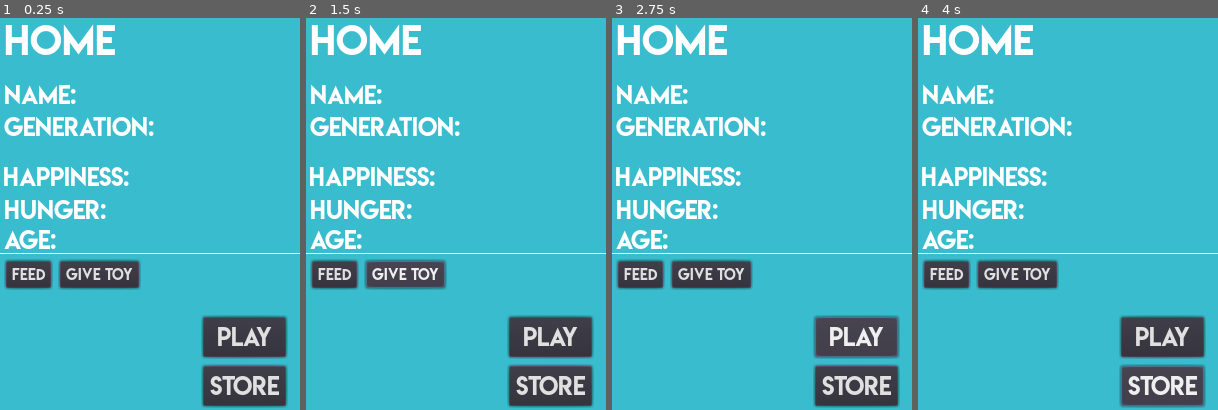
Above: before the commit, frames 1-4 (left to right).
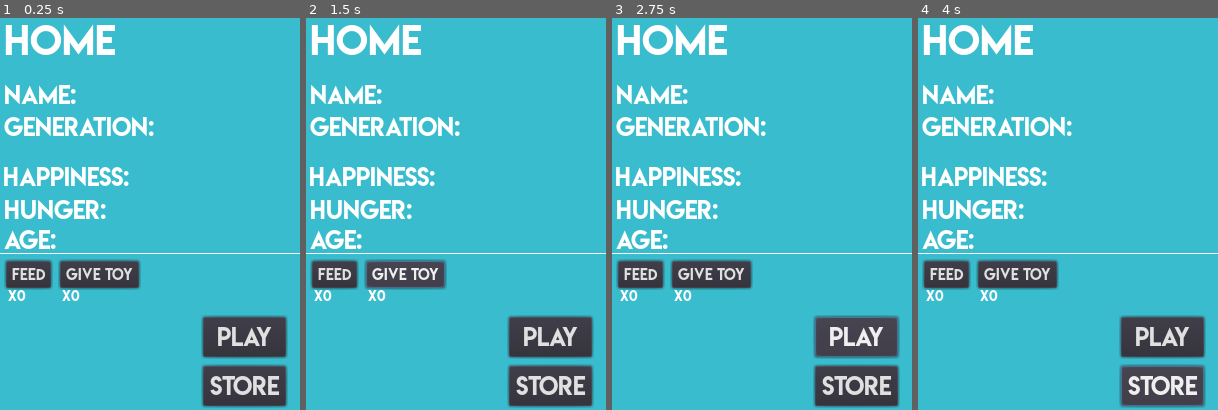
Above: after the commit, the same moments.

Repository: Elephant34/BlobSim
Game: Godot game, scene res://home/homeScene.tscn
Two runs of this game, one before a commit and one after it. Both use one fixed random seed, a clock stepped at 60 frames per second and the inputs below. This scene is started directly instead of the project's main scene.
Inputs:
- Up to frame 1 (0.25 s): no input
- Up to frame 2 (1.5 s): click "Feed" at 0.5 s; click "Give Toy" at 1.25 s
- Up to frame 3 (2.75 s): click "Play" at 2 s
- Up to frame 4 (4 s): click "Play" at 2.75 s; click "Store" at 3.5 s

The runs differ from the first frame. In frame 1, 0.2% of the frame differs, in the area x 2-27%, y 69-73%; in frame 2, 0.2%; in frame 3, 0.2%; in frame 4, 0.2%.
Error after the commit: Invalid get index 'name' (on base: 'Dictionary'). (res://home/homeScript.gd:6)

Commit message:
Finished design of home GUI

Diff:
--- a/globals.gd
+++ b/globals.gd
@@ -1,4 +1,4 @@
-extends Node2D
+extends Node
 
 var blob_data = load_game_data()
 
@@ -13,7 +13,7 @@
 
 	game_save.open("user://blobSave.save", File.READ)
 
-	var data = parse_json(game_save.get_line())
+	var data = parse_json(game_save.get_as_text())
 
 	game_save.close()
 
@@ -30,14 +30,6 @@
 
 	game_save.close()
 
-func _ready():
-	# Start the game
-	if not blob_data:
-		print("New blob")
-	else:
-		var home = load("res://home/homeScene.tscn").instance()
-		add_child(home)
-
 func _notification(what):
 	# If the game is being closed
 	if what == MainLoop.NOTIFICATION_WM_QUIT_REQUEST:
--- a/home/homeScene.tscn
+++ b/home/homeScene.tscn
@@ -1,17 +1,23 @@
-[gd_scene load_steps=5 format=2]
+[gd_scene load_steps=7 format=2]
 
-[ext_resource path="res://assets/fonts/LemonMilk.otf" type="DynamicFontData" id=1]
-[ext_resource path="res://assets/fonts/font.tres" type="DynamicFont" id=2]
+[ext_resource path="res://home/homeScript.gd" type="Script" id=1]
+[ext_resource path="res://assets/fonts/LemonMilk.otf" type="DynamicFontData" id=2]
+[ext_resource path="res://assets/fonts/font.tres" type="DynamicFont" id=3]
 
 [sub_resource type="DynamicFont" id=1]
 size = 38
-font_data = ExtResource( 1 )
+font_data = ExtResource( 2 )
 
 [sub_resource type="DynamicFont" id=2]
 size = 14
-font_data = ExtResource( 1 )
+font_data = ExtResource( 2 )
+
+[sub_resource type="DynamicFont" id=3]
+size = 13
+font_data = ExtResource( 2 )
 
 [node name="homeRoot" type="Node2D"]
+script = ExtResource( 1 )
 
 [node name="Title" type="Label" parent="."]
 margin_left = 4.0
@@ -84,6 +90,14 @@
 custom_fonts/font = SubResource( 2 )
 text = "Feed"
 
+[node name="Feed_Amount" type="Label" parent="Feed"]
+margin_left = 2.0
+margin_top = 25.0
+margin_right = 20.0
+margin_bottom = 45.0
+custom_fonts/font = SubResource( 3 )
+text = "x0"
+
 [node name="Toy" type="Button" parent="."]
 margin_left = 59.6842
 margin_top = 251.0
@@ -92,3 +106,11 @@
 rect_pivot_offset = Vector2( 769.579, -69 )
 custom_fonts/font = SubResource( 2 )
 text = "Give Toy"
+
+[node name="Toy_Amount" type="Label" parent="Toy"]
+margin_left = 1.783
+margin_top = 24.5688
+margin_right = 19.783
+margin_bottom = 44.5688
+custom_fonts/font = SubResource( 3 )
+text = "x0"
--- a/home/homeScript.gd
+++ b/home/homeScript.gd
@@ -1,13 +1,13 @@
 extends Node2D
-
-# Declare member variables here. Examples:
-# var a = 2
-# var b = "text"
 
 # Called when the node enters the scene tree for the first time.
 func _ready():
-	pass # Replace with function body.
+	# Sets the labels data values
+	$Name.set_text("Name: " + globals.blob_data.name)
+	$Generation.set_text("Generation: " + globals.blob_data.generation)
+	$Hunger.set_text("Hunger: " + globals.blob_data.hunger)
+	$Happiness.set_text("Happiness: " + globals.blob_data.happiness)
+	$Age.set_text("Age: " + globals.blob_data.age)
 
-# Called every frame. 'delta' is the elapsed time since the previous frame.
-#func _process(delta):
-#	pass
+	get_node("Feed/Feed_Amount").set_text("x" + globals.blob_data.feed)
+	get_node("Toy/Toy_Amount").set_text("x" + globals.blob_data.toys)
--- a/mainGameScene.tscn
+++ b/mainGameScene.tscn
@@ -1,6 +1,6 @@
 [gd_scene load_steps=2 format=2]
 
-[ext_resource path="res://globals.gd" type="Script" id=1]
+[ext_resource path="res://mainGameScript.gd" type="Script" id=1]
 
-[node name="mainGameRoot" type="Node2D"]
+[node name="mainGameRoot" type="Node"]
 script = ExtResource( 1 )
--- /dev/null
+++ b/mainGameScript.gd
@@ -0,0 +1,9 @@
+extends Node
+
+func _ready():
+	# Start the game
+	if not globals.blob_data:
+		print("New blob")
+	else:
+		var home = load("res://home/homeScene.tscn").instance()
+		add_child(home)
--- a/project.godot
+++ b/project.godot
@@ -19,6 +19,10 @@
 run/main_scene="res://mainGameScene.tscn"
 config/icon="res://icon.png"
 
+[autoload]
+
+globals="*res://globals.gd"
+
 [display]
 
 window/size/width=300
Not shown: 4 places in home/homeScene.tscn that only renumber resources
